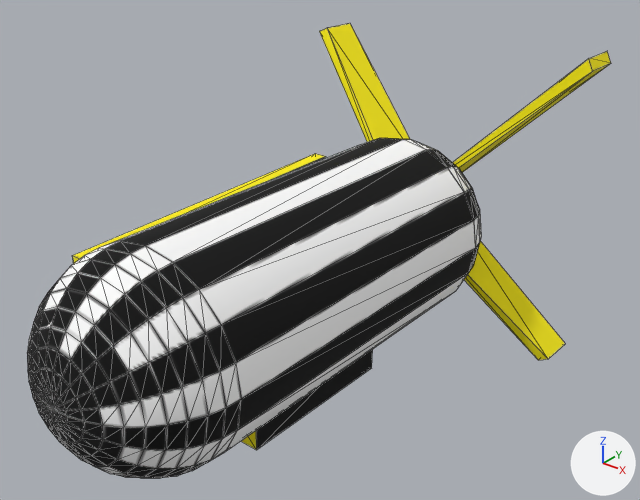
An edit to the OBJ model res/Models/Blimp/blimp.obj, drawn before and after from the same camera.
Both versions are drawn from a camera (50 mm lens) standing at (3.86, -5.17, 7.59) and looking at (-0.54, 0.34, 4.18). The axes (+X, +Y, +Z) are drawn at lower right. The lights are the same throughout. Mesh edges are drawn as thin lines. Where no turn or scale is listed for an object, it has been applied to the vertices.

Before the edit, the objects in view are built like this:
```python
mat_initialshadinggroup = principled_material('initialShadingGroup')
mat_initialshadinggroup.texture = img_blimp_1_png
mat_initialshadinggroup.roughness = 1.0
me_blimp = bpy.data.meshes.new('blimp')
me_blimp.from_pydata(...)  # 422 vertices, 824 faces; spans x -2.19..0.88, y -2.44..2.85, z 2.55..5.68
me_blimp.materials.append(mat_initialshadinggroup)  # picture img_blimp_1_png
# before: 1 (-1.41, -1.51, 3.56), 3 (-1.41, -1.51, 4.53), 5 (-1.41, 1.51, 4.53) at pixel (325, 156), 7 (-1.41, 1.51, 3.56)
ob_blimp = bpy.data.objects.new('blimp', me_blimp)
ob_blimp.location = (0.0, 0.0, 0.0)
```
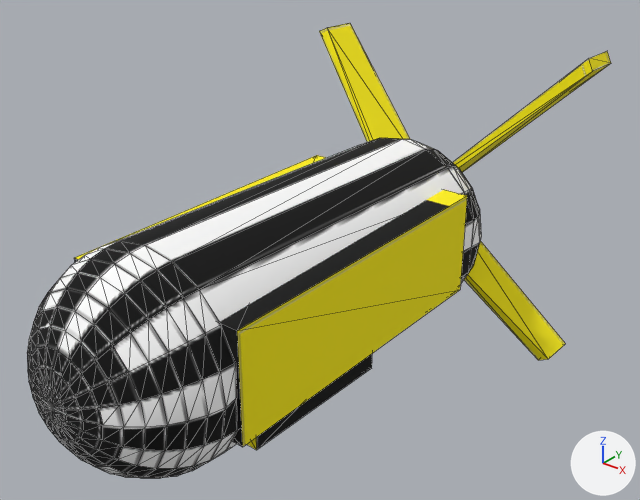
Boxes [x1, y1, x2, y2] around the edits, measured in the pictures (640 x 500 px; the box of a moved part takes in the faces that stretch with it):
'blimp', surface changed, reshaped
    both: [27, 23, 611, 478]
part 1 of me_blimp, moved or reshaped
    before: [72, 153, 326, 263]
    after: [75, 155, 467, 447]
part 2 of me_blimp, moved or reshaped
    both: [223, 217, 479, 438]
part 3 of me_blimp, surface changed
    both: [27, 23, 611, 473]

The change, as a diff of the scene's bpy script:
```diff
--- a/res/Models/Blimp/blimp.obj.py
+++ b/res/Models/Blimp/blimp.obj.py
@@ img_blimp_place_1_png @@
+img_blimp_place_1_png = load_image('blimp_place_1.png', 'blimp_place_1.png', 1000, 1000, 'sRGB')
@@ mat_initialshadinggroup @@
 mat_initialshadinggroup = principled_material('initialShadingGroup')
-mat_initialshadinggroup.texture = img_blimp_1_png
+mat_initialshadinggroup.texture = img_blimp_place_1_png
 mat_initialshadinggroup.roughness = 1.0
@@ me_blimp @@
 me_blimp.from_pydata(...)  # 422 vertices, 824 faces; spans x -2.19..0.88, y -2.44..2.85, z 2.55..5.68
 # used by ob_blimp; location = (0.0, 0.0, 0.0)
-me_blimp.vertices[2].co = (-1.54, -1.51, 4.53)  # pixel (72, 255)
-me_blimp.vertices[4].co = (-1.54, 1.51, 4.53)  # pixel (315, 153)
-me_blimp.vertices[195].co = (0.25, 1.72, 3.91)  # pixel (475, 248)
-me_blimp.vertices[215].co = (0.26, -1.54, 3.98)  # pixel (241, 399)
+# me_blimp part 1
+for i in [1, 3, 5, 7]: me_blimp.vertices[i].co += Vector((1.66, -0.02, 0.0))
+me_blimp.vertices[2].co = (-1.52, -1.51, 4.51)  # pixel (74, 257)
+me_blimp.vertices[4].co = (-1.52, 1.51, 4.51)  # pixel (316, 155)
+# me_blimp part 2
+me_blimp.vertices[195].co = (0.2, 1.72, 3.91)  # pixel (471, 247)
+me_blimp.vertices[215].co = (0.22, -1.54, 3.97)  # pixel (236, 397)
+# me_blimp part 3: texture (UV) coordinates of 278 of 824 faces, centred in x -2.16..0.87, y -2.43..2.72, z 2.6..5.64, changed; they spanned u 0.0..0.91, v 0.0..1.0 and now span u 0.0..1.0, v 0.0..1.0
 me_blimp.materials.append(mat_initialshadinggroup)
```
